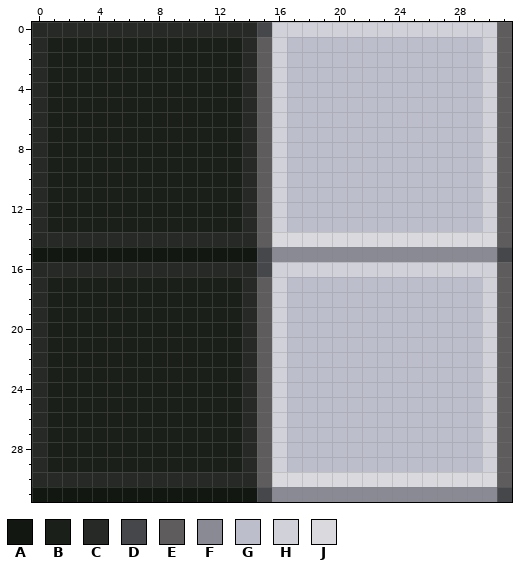
A pixel-art sprite gets an edit: Resources/Textures/_Impstation/Tiles/Misc/mime.png. The first picture shows the starting point.
The file is 32x32 pixels. Colours within 5 levels of each other are drawn and written as one.
Palette (. is transparent): A #121711  B #1b1f19  C #262925  D #46474b  E #5e5c5c  F #8a8a94  G #bdbecb  H #d0d1d9  J #d9d9de
And afterwards:
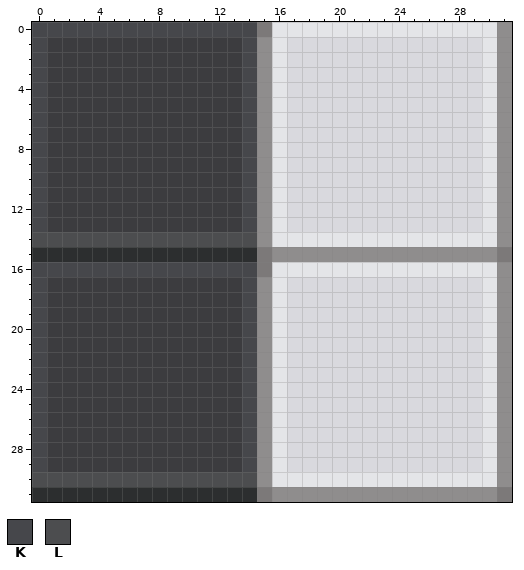
Colours new in this view: K #46474b  L #4c4d4f
Changes in this commit:
colour A: #121711 -> #2c2e2f
colour B: #1b1f19 -> #3c3c3f
colour D: #46474b -> #7c7979
colour E: #5e5c5c -> #8f8d8d
colour H: #d0d1d9 -> #e4e5e8
y 0: x 0..14 CCCCCCCCCCCCCCC -> KKKKKKKKKKKKKKK
y 1..13: x 0 C -> K; x 14 C -> K; x 17..29 GGGGGGGGGGGGG -> JJJJJJJJJJJJJ
y 14: x 0..14 CCCCCCCCCCCCCCC -> LLLLLLLLLLLLLLL; x 16..30 JJJJJJJJJJJJJJJ -> HHHHHHHHHHHHHHH
y 15: x 16..30 FFFFFFFFFFFFFFF -> EEEEEEEEEEEEEEE
y 16: x 0..14 CCCCCCCCCCCCCCC -> KKKKKKKKKKKKKKK
y 17..29: x 0 C -> K; x 14 C -> K; x 17..29 GGGGGGGGGGGGG -> JJJJJJJJJJJJJ
y 30: x 0..14 CCCCCCCCCCCCCCC -> LLLLLLLLLLLLLLL; x 16..30 JJJJJJJJJJJJJJJ -> HHHHHHHHHHHHHHH
y 31: x 16..30 FFFFFFFFFFFFFFF -> EEEEEEEEEEEEEEE
Where, in picture pixels (left, top, right, bottom), the same in both pictures:
changed: (32, 22, 512, 502)
